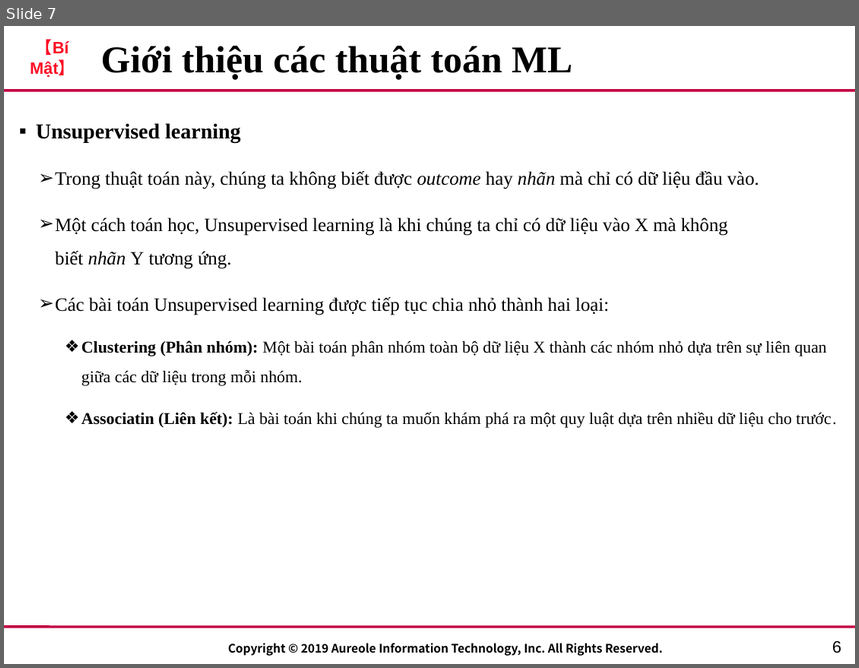
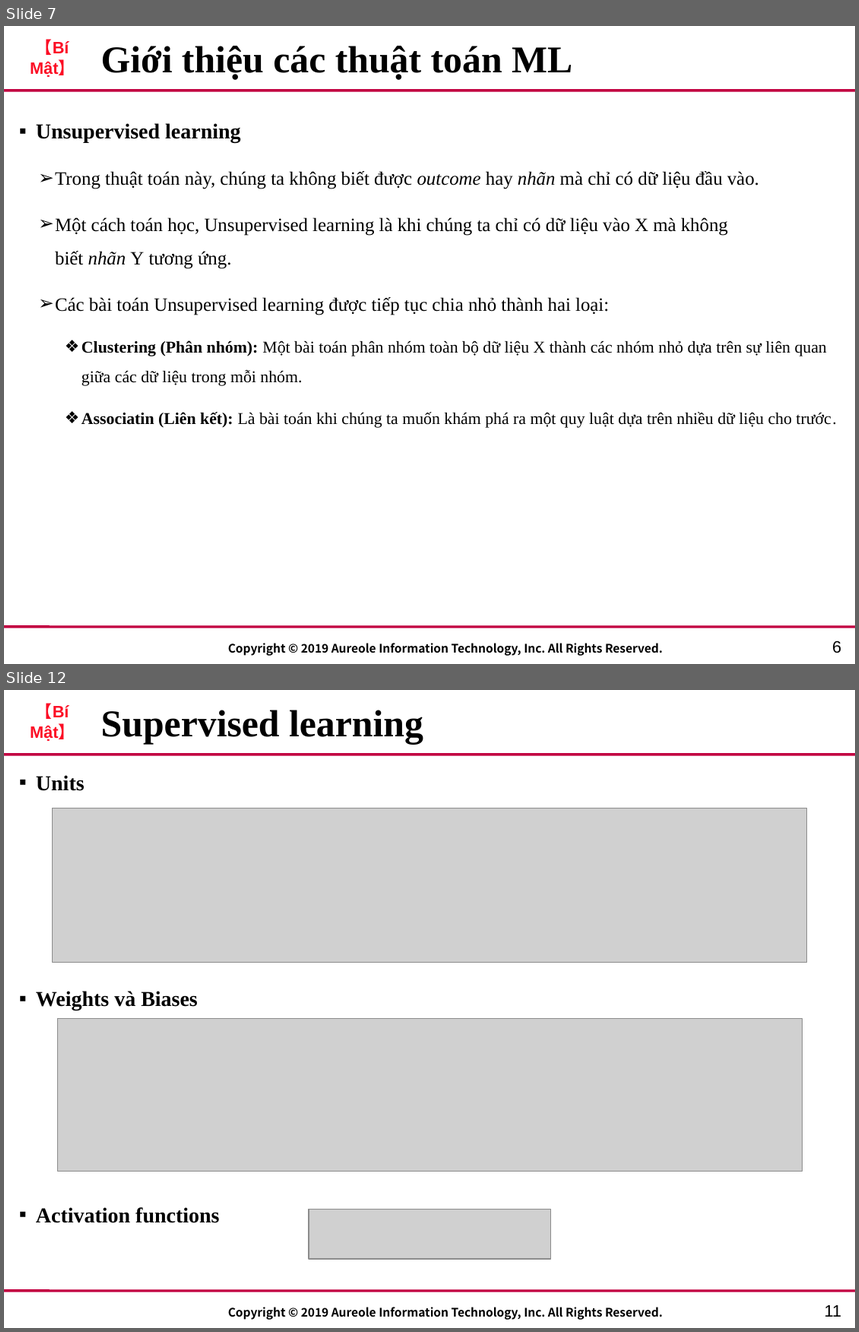
Before and after one commit to lucas2298/chat, a slide deck: AIT_Template.pptx. Shown one above the other, each under a label of ours: slide 7 before the commit, slides 7 and 12 after it; the slides between them are not shown. The pictures are 859x668 and 859x1332 pixels, drawn with LibreOffice and Linux fonts; fonts in the diff are those of the drawing; grey boxes stand for pictures; background and template pictures are left out. Boxes give left, top, right and bottom in pixels: in the first picture for what was removed or moved away, otherwise in the second. Text is boxed around its words. In the diff, an @@ line names an element or a change of style, - is before the commit and + after.

```diff
--- a/AIT_Template.pptx
+++ b/AIT_Template.pptx
@@ slide 12 added at (4, 690, 855, 1328), background #FFFFFF; not listed: 4 template elements that a slide beside it also shows @@
@@ title added at (101, 710, 424, 744), 32 pt, text #000000, bold @@
+Supervised learning
@@ text added at (36, 775, 219, 1224), 18 pt, text #000000, bold @@
+▪ Units
+▪ Weights và Biases
+▪ Activation functions
@@ picture added at (53, 809, 807, 962) @@
@@ picture added at (58, 1018, 803, 1172) @@
@@ picture added at (309, 1209, 550, 1258) @@
@@ page number added at (825, 1306, 842, 1317), 14 pt, text #000000 @@
+11
```
Also in this commit, not shown: 3 slides changed, 12 other slides added, 2 slides removed, 6 other files.
